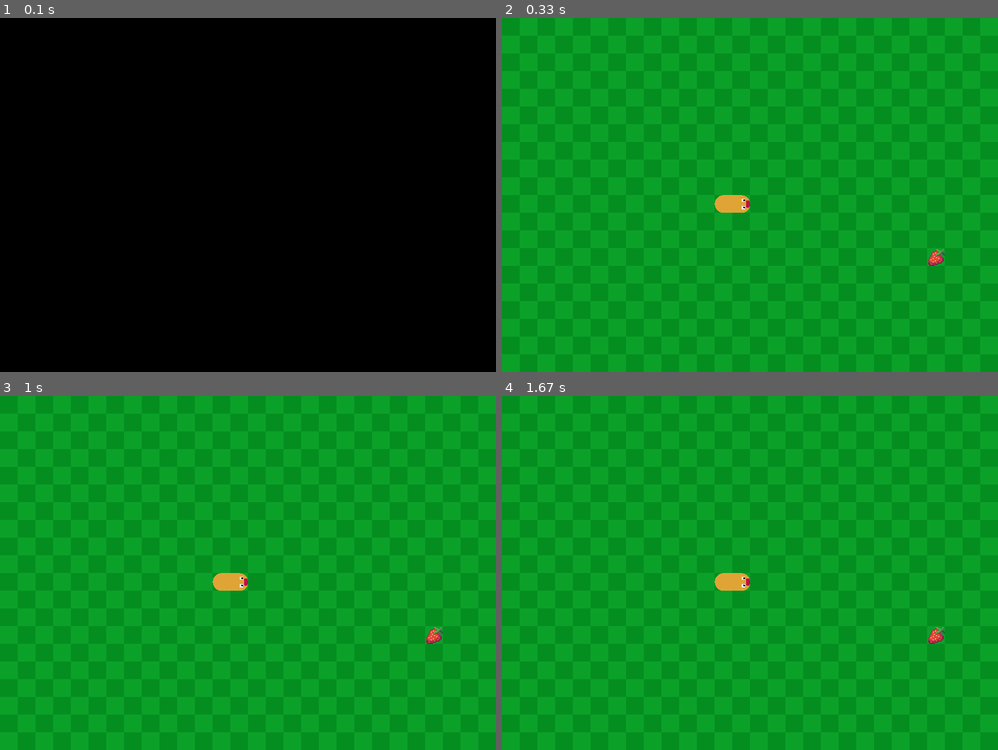
Above: before the commit, frames 1-4 (two rows, left to right).
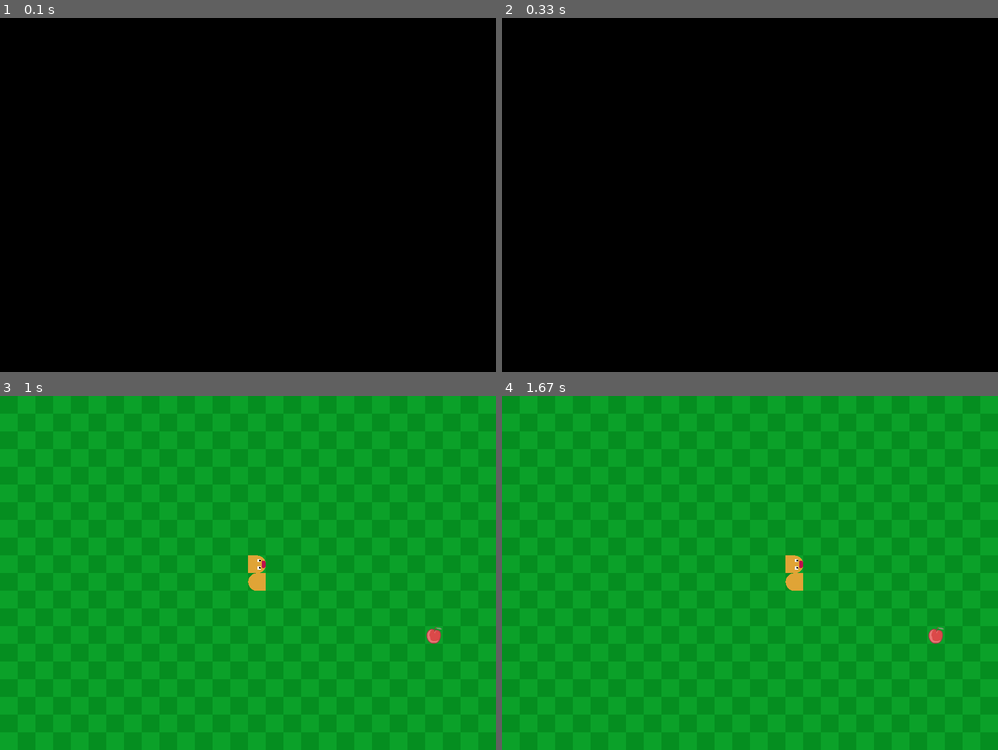
Above: after the commit, the same moments.

Repository: LassePladsen/Pygame-Snake
Game: pygame game, started from scripts/make_exe.py
The game is run twice, just before and just after one commit, with the same random seed, the same clock (stepped at 60 frames per second) and the same inputs.
Inputs:
- Up to frame 1 (0.1 s): no input
- Up to frame 2 (0.33 s): no input
- Up to frame 3 (1 s): tap W at 0.33 s; hold Esc from 0.67 s (still down); hold Right from 0.67 s (still down)
- Up to frame 4 (1.67 s): release Esc at 1.13 s; release Right at 1.13 s; hold Esc from 1.17 s (still down); hold D from 1.17 s (still down)

Frame 1 is identical in both runs. In frame 2, 100% of the frame differs, in the area x 0-100%, y 0-100%; in frame 3, 0.7%; in frame 4, 0.7%.

Commit message:
Refactor game to snakegame. Started implementing turning by keypresses. Changed icon to an apple. Added todo-list

Diff:
--- a/snake/main.py
+++ b/snake/main.py
@@ -1,9 +1,9 @@
-from game import Game
+from snakegame import SnakeGame
 
 def main() -> None:
-    game = Game(screen_size=(896, 640),
-                screen_title="Snake",
-                fps=8)
+    game = SnakeGame(screen_size=(896, 640),
+                     screen_title="Snake",
+                     fps=3)
     game.run()
 
 if __name__ == '__main__':
--- a/snake/game.py
+++ b/snake/snakegame.py
@@ -1,8 +1,10 @@
+import logging
 import pygame as pg
 
+import sprites
 from tools.resource import get_resource_path
-import sprites
 
+logging.basicConfig(level=logging.DEBUG)
 
 def quit_game() -> None:
     """Quits the game."""
@@ -10,8 +12,8 @@
     exit(0)
 
 
-class Game:
-    """Class containing game logic and data."""
+class SnakeGame:
+    """Class containing snake game logic and data."""
 
     def __init__(self,
                  screen_size: tuple[int, int],
@@ -21,7 +23,7 @@
         self.screen_size = screen_size
         self.screen_title = screen_title
         self.fps = fps
-        self.pause = True  # game starts paused until user presses a button
+        self._pause = True  # game starts paused until user presses a button
         pg.display.set_caption(self.screen_title)
         pg.display.set_icon(pg.image.load(get_resource_path(r"..\assets\images\icon.png")))
 
@@ -74,6 +76,47 @@
     def _move_tail(self, x: int = 0, y: int = 0):
         self._tail.pos = self._tail.pos[0] + x, self._tail.pos[1] + y
 
+    def pause(self) -> None:
+        """Pauses the game."""
+        self._pause = True
+
+    def unpause(self) -> None:
+        """ Unpauses the game."""
+        self._pause = False
+
+    def turn(self, direction: str) -> None:
+        """Turns the snake's head in a given direction."""
+        if self._head.direction == direction:
+            return
+        logging.debug(f"Turning snake {direction}.")
+        self._head.turn(direction)
+
+    def _handle_events(self, events: list[pg.event.Event]) -> None:
+        for event in events:
+            match event.type:
+                case pg.QUIT:
+                    pg.quit()
+                    exit()
+                case pg.KEYDOWN:
+                    self._handle_key_press(event.key)
+
+    def _handle_key_press(self, key: int) -> None:
+        """Handles key presses."""
+        match key:
+            case pg.K_ESCAPE:  # _pause or resume the game
+                self._pause = not self._pause
+                # todo: add a pause screen/text overlay
+                return
+            case pg.K_UP | pg.K_w:
+                self.turn("up")
+            case pg.K_DOWN | pg.K_s:
+                self.turn("down")
+            case pg.K_LEFT | pg.K_a:
+                self.turn("left")
+            case pg.K_RIGHT | pg.K_d:
+                self.turn("right")
+        self.unpause()
+
     def run(self) -> None:
         """Runs the game loop"""
         screen = pg.display.set_mode(self.screen_size)
@@ -81,13 +124,10 @@
         background = pg.image.load(get_resource_path(r"..\assets\images\background.png"))
         while True:
             clock.tick(self.fps)
+            logging.debug(f"[head.pos, tail.pos] = [{self._head.pos}, {self._tail.pos}]")
             screen.blit(background, (0, 0))
-            for event in pg.event.get():
-                match event.type:
-                    case pg.QUIT:
-                        pg.quit()
-                        exit()
-            if not self.pause:
+            self._handle_events(pg.event.get())
+            if not self._pause:
                 self._sprite_group.move()
             self._sprite_group.draw(screen)
             pg.display.update()
--- a/snake/sprites.py
+++ b/snake/sprites.py
@@ -1,7 +1,7 @@
 import pygame as pg
 
+from tools.resource import get_resource_path
 from tools.tile import get_center_tile_pos, get_random_tile_pos
-from tools.resource import get_resource_path
 
 TILE_SIZE = 32, 32
 SNAKE_COLOR = 224, 164, 54
@@ -87,22 +87,46 @@
                          anchor=anchor)
 
     def move(self) -> None:
-        """Move the snake sprite in the direction it is facing by one pixel."""
+        """Move the snake sprite in the direction it is facing by one tile size."""
         match self.direction.lower():
             case "up":
-                self.rect.y -= TILE_SIZE[1]
+                self.pos = (self.rect.x, self.rect.y - TILE_SIZE[1])
             case "down":
-                self.rect.y += TILE_SIZE[1]
+                self.pos = (self.rect.x, self.rect.y + TILE_SIZE[1])
             case "left":
-                self.rect.x -= TILE_SIZE[0]
+                self.pos = (self.rect.x - TILE_SIZE[0], self.rect.y)
             case "right":
-                self.rect.x += TILE_SIZE[0]
+                self.pos = (self.rect.x + TILE_SIZE[0], self.rect.y)
             case _:
                 raise ValueError(f"Invalid direction: '{self.direction}'.")
 
     def turn(self, direction: str) -> None:
-        """Turn the snake sprite to face the given direction."""
+        """Turn the snake sprite to face the given direction. Prevents the snake from doing a u-turn."""
+        match direction, self.direction:
+            case "up", "left":
+                self.rotate(-90)
+            case "up", "right":
+                self.rotate(90)
+            case "down", "left":
+                self.rotate(90)
+            case "down", "right":
+                self.rotate(-90)
+            case "left", "up":
+                self.rotate(90)
+            case "left", "down":
+                self.rotate(-90)
+            case "right", "up":
+                self.rotate(-90)
+            case "right", "down":
+                self.rotate(90)
+            case _, _:
+                return
         self.direction = direction
+
+    def rotate(self, degrees: int) -> None:
+        """Rotates the sprite a given degree. Positive degrees is clockwise, negative is counter-clockwise."""
+        self.image = pg.transform.rotate(self.image, degrees)
+        self.rect = self.get_rect(self.pos, self._anchor)
 
 
 class Head(SnakePart):
Binary file added: assets/images/alt_food.png
Binary file added: assets/images/alt_icon.png
Binary file changed: assets/images/food.png
Binary file changed: assets/images/icon.png
Not shown, added: assets/images/photopea.com projects/alt_icon.psd
Not shown, changed: assets/images/photopea.com projects/icon.psd
Not shown, added: todo.md
